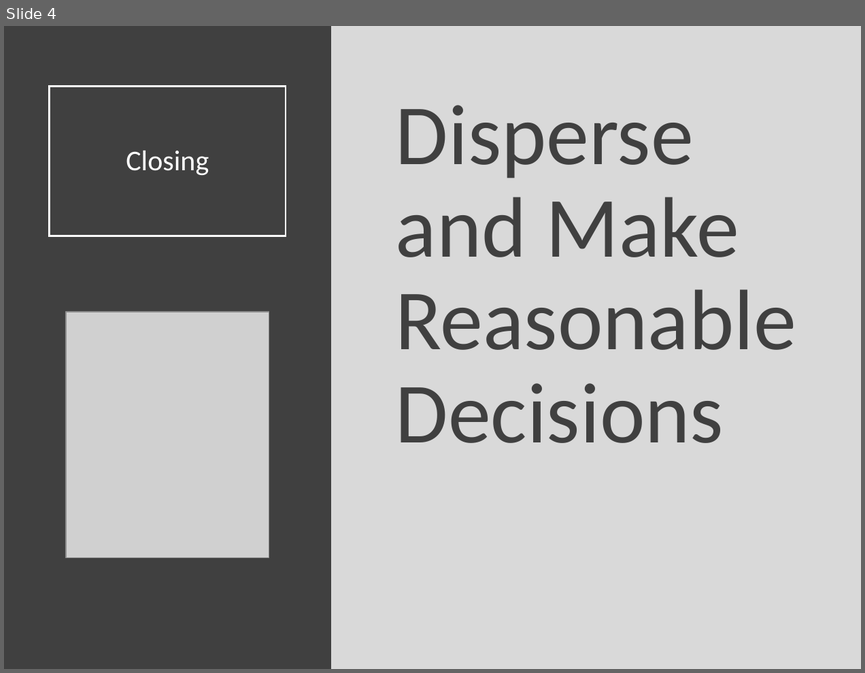
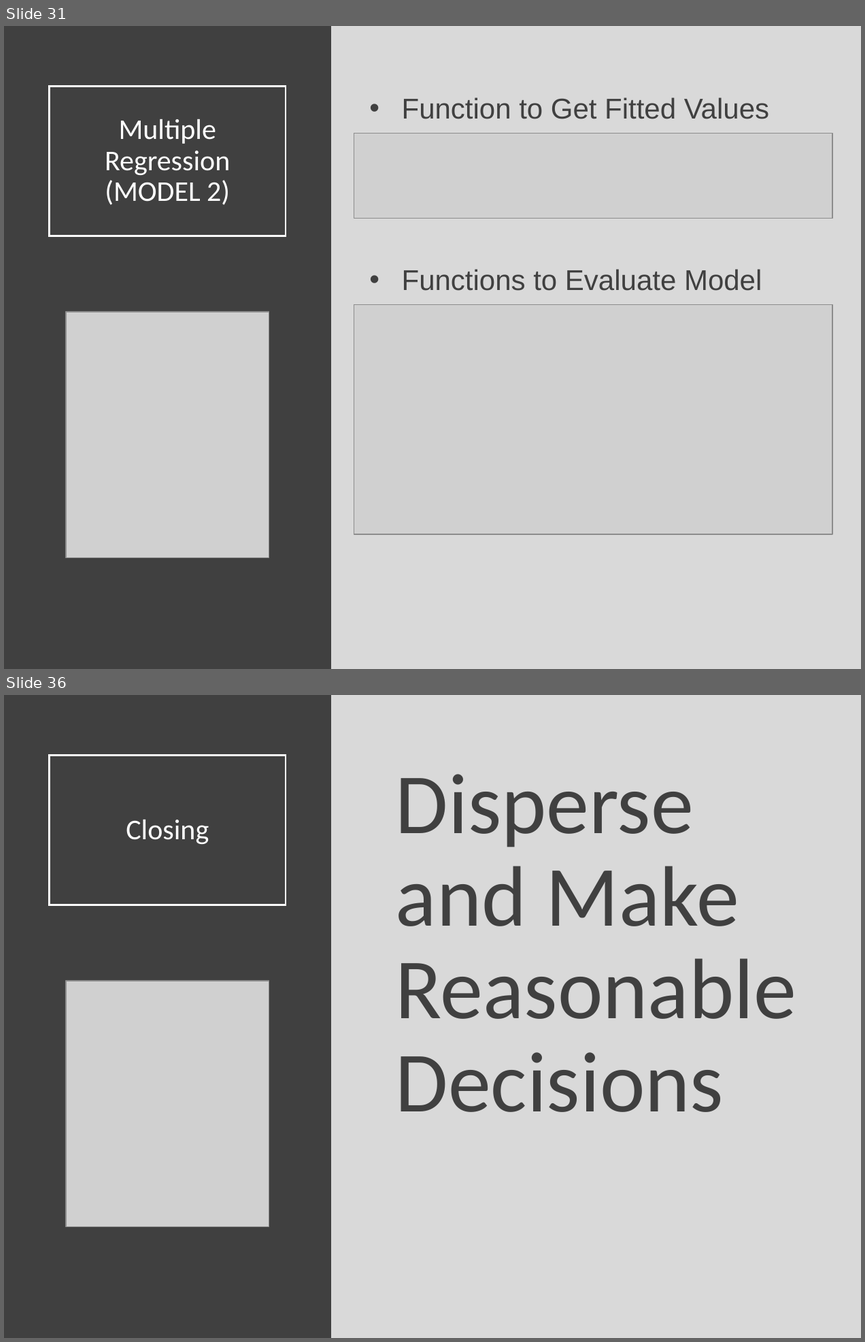
Before and after one commit to Yixf-Self/STOR320_WEBSITE, a slide deck: Lecture/Lecture 22/Lecture 22.pptx. Shown one above the other, each under a label of ours: slide 4 before the commit, slides 31 and 36 after it; the slides between them are not shown. The pictures are 865x673 and 865x1342 pixels, drawn with LibreOffice and Linux fonts; fonts in the diff are those of the drawing; grey boxes stand for pictures. Boxes give left, top, right and bottom in pixels: in the first picture for what was removed or moved away, otherwise in the second. Text is boxed around its words. In the diff, an @@ line names an element or a change of style, - is before the commit and + after.

```diff
--- a/Lecture/Lecture 22/Lecture 22.pptx
+++ b/Lecture/Lecture 22/Lecture 22.pptx
@@ slide 31 added at (4, 26, 861, 669), background #D9D9D9 @@
@@ rectangle added at (4, 26, 331, 669), fill #404040 @@
@@ title added at (50, 86, 286, 236), outline #FFFFFF 1.5 pt, 24 pt, text #FFFFFF @@
+Multiple Regression
+(MODEL 2)
@@ text added at (402, 97, 769, 291), 24 pt, text #404040 @@
+• Function to Get Fitted Values
+• Functions to Evaluate Model
@@ picture added at (354, 133, 832, 218) @@
@@ picture added at (354, 305, 832, 534) @@
@@ picture added at (66, 312, 269, 557) @@
@@ what was slide 4 is now slide 36 @@
```
Also in this commit, not shown: 3 slides changed, 31 other slides added, 5 other files.
